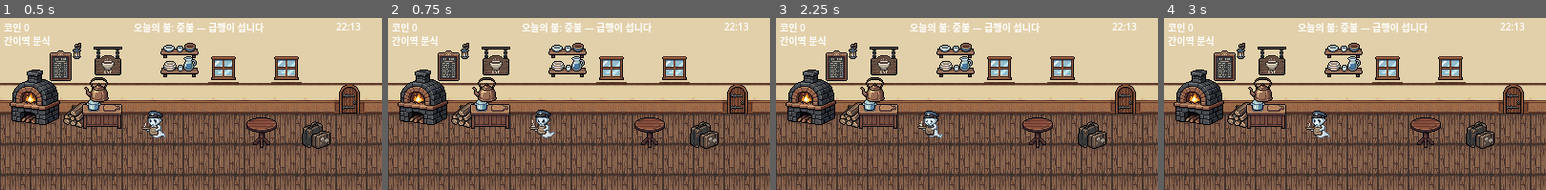
Above: before the commit, frames 1-4 (left to right).
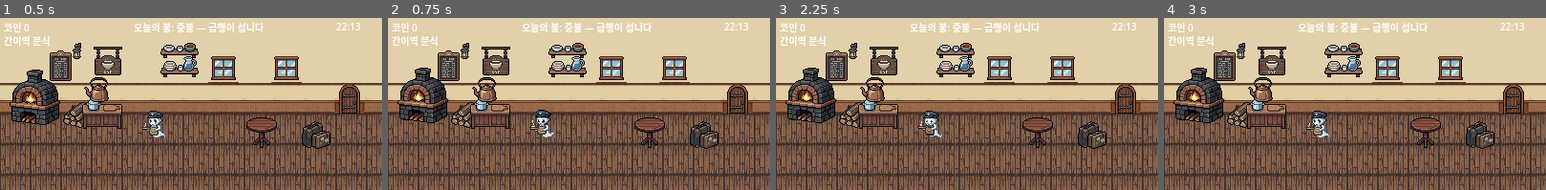
Above: after the commit, the same moments.

Repository: saaari/shopping-watch
Game: Godot game, scene res://scenes/main.tscn
Two runs of this game, one before a commit and one after it. Both use one fixed random seed, a clock stepped at 60 frames per second and the inputs below.
Inputs (mouse positions are in pixels of both pictures, inside the frame that each line leads up to):
- Up to frame 1 (0.5 s): no input
- Up to frame 2 (0.75 s): tap Enter at 0.5 s; move the mouse to (663, 95) at 0.52 s; click (663, 95) at 0.67 s
- Up to frame 3 (2.25 s): move the mouse to (890, 112) at 1.27 s; click (890, 112) at 1.42 s; move the mouse to (1005, 66) at 2.02 s; click (1005, 66) at 2.17 s
- Up to frame 4 (3 s): move the mouse to (1335, 138) at 2.77 s; click (1335, 138) at 2.92 s

Frame 1 is identical in both runs. In frame 2, 2.2% of the frame differs, in the area x 2-16%, y 28-63%; in frame 3, 2.2%; in frame 4, 2.2%.

Commit message:
Cycle D polish — ember-week feel, hearth flicker
사이클 D (잉걸불 주간 시뮬 — 안 걷는 주 정서 검증):
- 발견: 재료 빈약으로 손님 70%가 못 먹어 "가난한 식당" 정서 위험
- 수정: 잉걸불 날 손님은 불을 쬐러 온 것 — 찻값 3→5코인(불 쬐는 값),
  잉걸불 스폰 간격 완화. 한산함+차 손님+뭉근한 불 = 의도된 조용한 계절.
  성장은 안 걷는 주에도 이어짐 (무벌 확인: 2일차 확장 발생)
- WNW_SIM_FIRE=화력 시나리오 훅 추가

화덕 불 일렁임: 중불·센불·푸른불 2프레임(0.6초 스왑, edit 장당 1 gen).
잉걸불은 고요가 정체성이라 일렁임 없음.

검증: 스모크 PASS, 5단계 최종 샷(왁자지껄 확인), 캐스트 25종 컨택트 시트.
PixelLab 누적 사용 ~389 gen (잔여 947)

Co-Authored-By: Claude Fable 5 <noreply@anthropic.com>

Diff:
--- a/scripts/customer.gd
+++ b/scripts/customer.gd
@@ -49,8 +49,10 @@
 			else:
 				wait_left -= delta
 				if wait_left <= 0.0:  # 차 한 잔 룰
-					State.add_money(TEA_PAY)
-					paid.emit(self, TEA_PAY)
+					# 잉걸불 날의 손님은 애초에 불을 쬐러 온 것 — 찻값을 후하게 놓고 간다
+					var pay := 5 if State.fire_state == "ember" else TEA_PAY
+					State.add_money(pay)
+					paid.emit(self, pay)
 					_leave()
 		S.EATING:
 			eat_left -= delta
--- a/scripts/main.gd
+++ b/scripts/main.gd
@@ -43,7 +43,7 @@
 	"blue": "오늘의 불: 푸른 불 — 유령 노선이 정차합니다",
 }
 const FIRE_SPAWN := {
-	"ember": [450.0, 650.0], "mid": [280.0, 400.0],
+	"ember": [600.0, 850.0], "mid": [280.0, 400.0],
 	"strong": [220.0, 340.0], "blue": [240.0, 340.0],
 }
 const FAVS := {"soso": "아침", "nampung": "볶음", "fox": "국물", "umbrella": "국물",
@@ -108,6 +108,13 @@
 	t.timeout.connect(_tick_clock)
 	add_child(t)
 	t.start()
+	var flick := Timer.new()  # 불 일렁임 (0.6초 2프레임 — 저프레임 원칙)
+	flick.wait_time = 0.6
+	flick.timeout.connect(func() -> void:
+		hearth_flip = not hearth_flip
+		set_fire_state(State.fire_state))
+	add_child(flick)
+	flick.start()
 	State.money_changed.connect(func(v: int) -> void: money_label.text = "코인 %d" % v)
 	State.keeper_says.connect(_keeper_say)
 	State.fire_changed.connect(_on_fire_changed)
@@ -297,8 +304,10 @@
 			handler.call())
 	scene_root.add_child(c)
 
+var hearth_flip := false
 func set_fire_state(state_name: String) -> void:
-	hearth.texture = _tex("hearth_%s" % state_name)
+	var suffix := "_b" if hearth_flip and _has_tex("hearth_%s_b" % state_name) else ""
+	hearth.texture = _tex("hearth_%s%s" % [state_name, suffix])
 
 func _on_fire_changed(s: String) -> void:
 	set_fire_state(s)
@@ -742,6 +751,9 @@
 	_rebuild_scene()
 	_on_fire_changed(State.fire_state)
 	var fires := ["mid", "blue", "strong", "mid", "strong", "blue", "strong"]
+	if OS.get_environment("WNW_SIM_FIRE") != "":
+		var ff := OS.get_environment("WNW_SIM_FIRE")
+		fires = [ff, ff, ff, ff, ff, ff, ff]
 	var baits := ["국밥", "볶음국수", "주먹밥", "국밥", "야식꼬치", "볶음국수", "국밥"]
 	for day in days:
 		print("SIMSTART day=%d stage=%d" % [day + 1, State.stage])
@@ -755,6 +767,8 @@
 		clears_by_staff = 0
 		clears_by_click = 0
 		var walk_n := randi_range(5, 9) if State.fire_state == "mid" else randi_range(8, 12)
+		if State.fire_state == "ember":
+			walk_n = randi_range(1, 3)  # 안 걸은 주 — 재료 빈약
 		State.add_ingredients("곡물", ["맑음"], walk_n)
 		if State.fire_state == "blue":
 			State.add_ingredients("빗물 채소", ["비", "저녁"], 3)
Binary file added: art/pixellab/hearth_states/hearth_blue_b.png
Binary file added: art/pixellab/hearth_states/hearth_mid_b.png
Binary file added: art/pixellab/hearth_states/hearth_strong_b.png
Binary file added: res/hearth_blue_b.png
Not shown, added: res/hearth_blue_b.png.import
Binary file added: res/hearth_mid_b.png
Not shown, added: res/hearth_mid_b.png.import
Binary file added: res/hearth_strong_b.png
Not shown, added: res/hearth_strong_b.png.import
